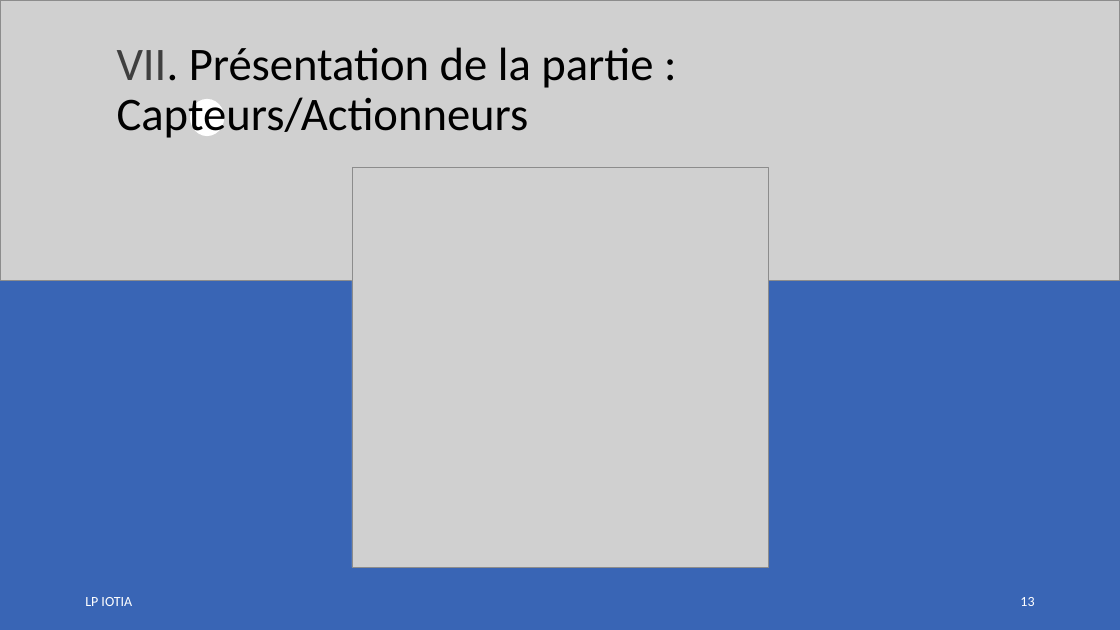
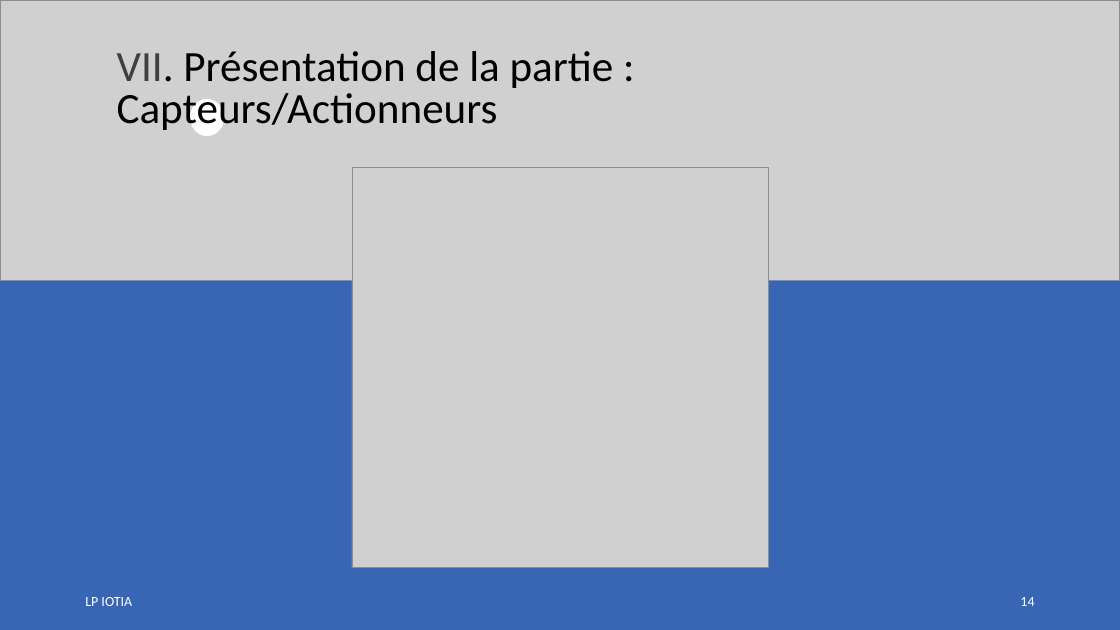
Before and after one commit to LENSAlex/ProjetIotia, a slide deck: slide 14 of Diapo_commun/PresentationCommune.pptx (slide 13 before the commit). Drawn at 1120x630 pixels with LibreOffice and Linux fonts; fonts in the diff are those of the drawing; grey boxes stand for pictures. Boxes give left, top, right and bottom in pixels: in the first picture for what was removed or moved away, otherwise in the second. Text is boxed around its words. In the diff, an @@ line names an element or a change of style, - is before the commit and + after.

```diff
--- a/Diapo_commun/PresentationCommune.pptx
+++ b/Diapo_commun/PresentationCommune.pptx
@@ text "VII. Présentation de la partie ..." at bbox=[117, 51, 614, 134]: size 40 to 37 pt; line spacing 0.9 to 0.8 @@
@@ page number at bbox=[1020, 597, 1034, 606]: text changed @@
-13
+14
```
Also in this commit, not shown: 8 other slides changed, 1 slide added.
